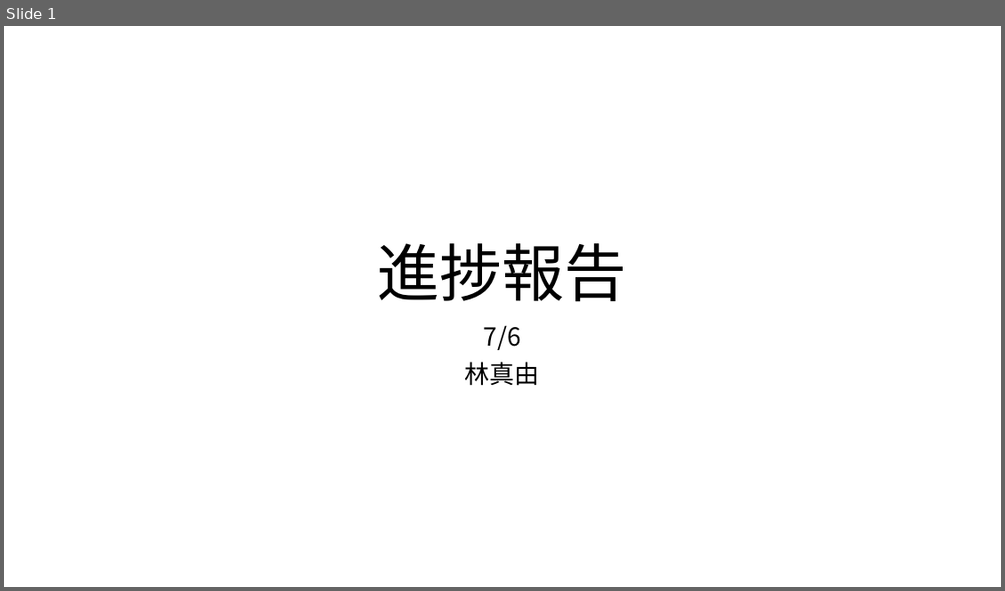
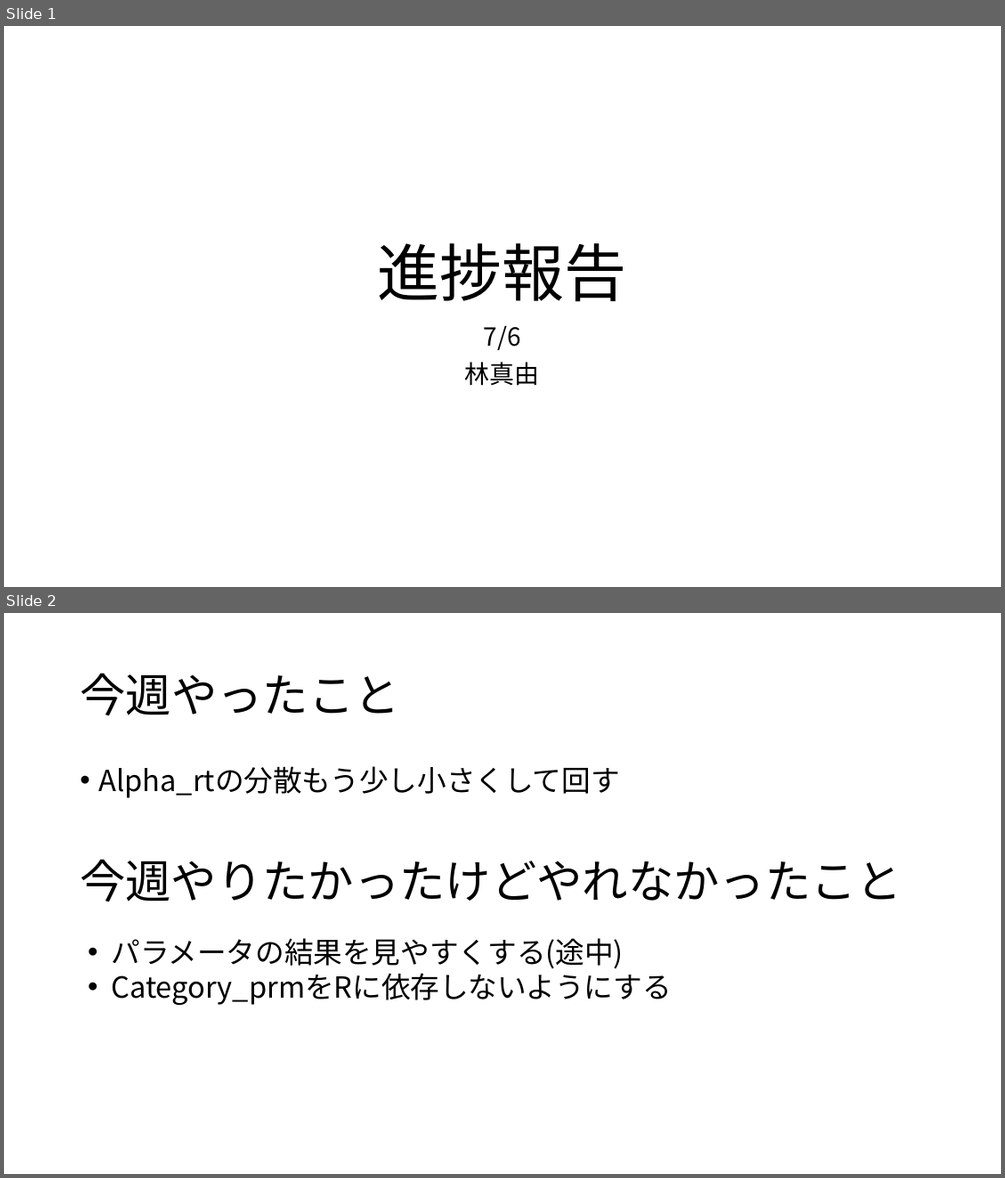
Before and after one commit to Mayu925/lab, a slide deck: ゼミ0706.pptx. Shown one above the other, each under a label of ours: slide 1 before the commit, slides 1 and 2 after it. The pictures are 1005x591 and 1005x1178 pixels, drawn with LibreOffice and Linux fonts; fonts in the diff are those of the drawing. Boxes give left, top, right and bottom in pixels: in the first picture for what was removed or moved away, otherwise in the second. Text is boxed around its words. In the diff, an @@ line names an element or a change of style, - is before the commit and + after.

```diff
--- a/ゼミ0706.pptx
+++ b/ゼミ0706.pptx
@@ slide 2 added at (4, 613, 1001, 1174), background #FFFFFF @@
@@ title added at (80, 673, 399, 716), 44 pt, text #000000 @@
+今週やったこと
@@ text added at (98, 766, 619, 798), 28 pt, text #000000 @@
+• Alpha_rtの分散もう少し小さくして回す
@@ text added at (80, 859, 902, 902), 44 pt, text #000000 @@
+今週やりたかったけどやれなかったこと
@@ text added at (111, 938, 672, 1005), 28 pt, text #000000 @@
+• パラメータの結果を見やすくする(途中)
+• Category_prmをRに依存しないようにする
```
Also in this commit, not shown: 2 slides changed, 8 other files.
